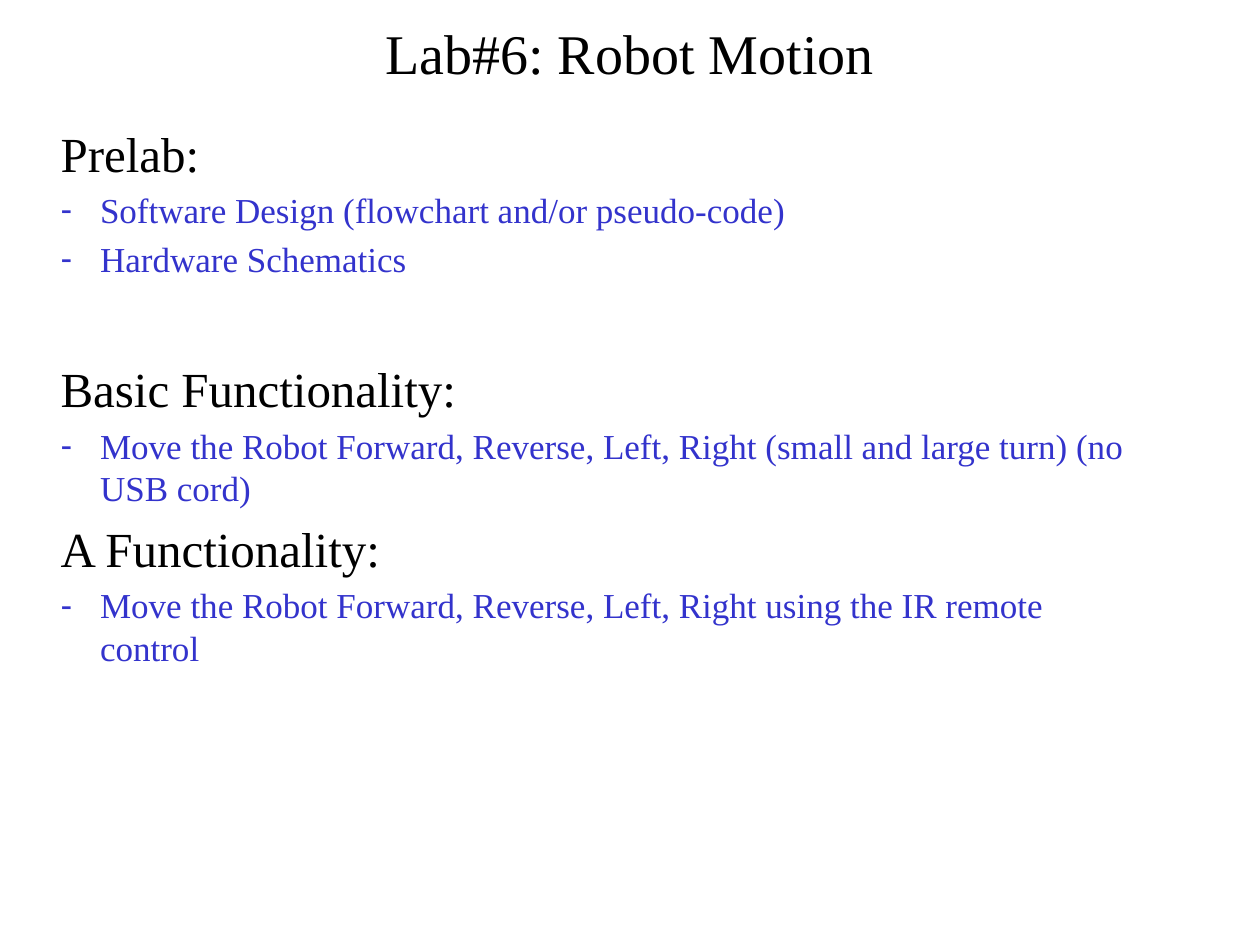
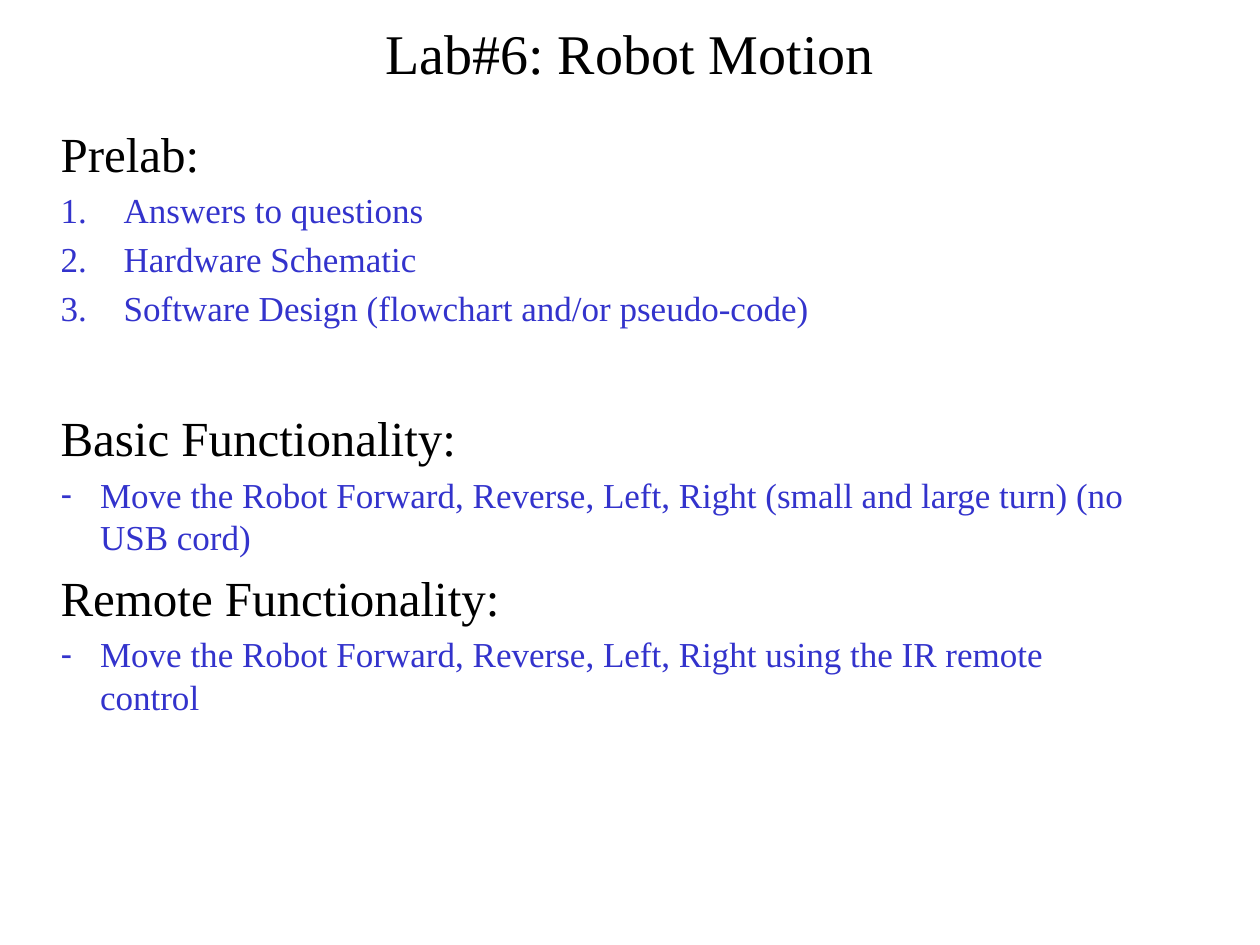
Before and after one commit to pw4rn3r/ECE382, a slide deck: slide 2 of notes/L31/Lsn32.pptx. Drawn at 1260x945 pixels with LibreOffice and Linux fonts; fonts in the diff are those of the drawing. Boxes give left, top, right and bottom in pixels: in the first picture for what was removed or moved away, otherwise in the second. Text is boxed around its words. In the diff, an @@ line names an element or a change of style, - is before the commit and + after.

```diff
--- a/notes/L31/Lsn32.pptx
+++ b/notes/L31/Lsn32.pptx
@@ text at box(124, 200, 423, 273): paragraphs added @@
+  1. Answers to questions
+  2. Hardware Schematic
@@ text at box(100, 247, 407, 273): paragraph removed @@
-  – Hardware Schematics
@@ text at box(124, 296, 809, 329): bullet - to 1. @@
@@ text at box(61, 582, 499, 625): text changed @@
-A Functionality:
+Remote Functionality:
```
Also in this commit, not shown: 5 other slides changed, 3 slides added, 1 slide removed.
